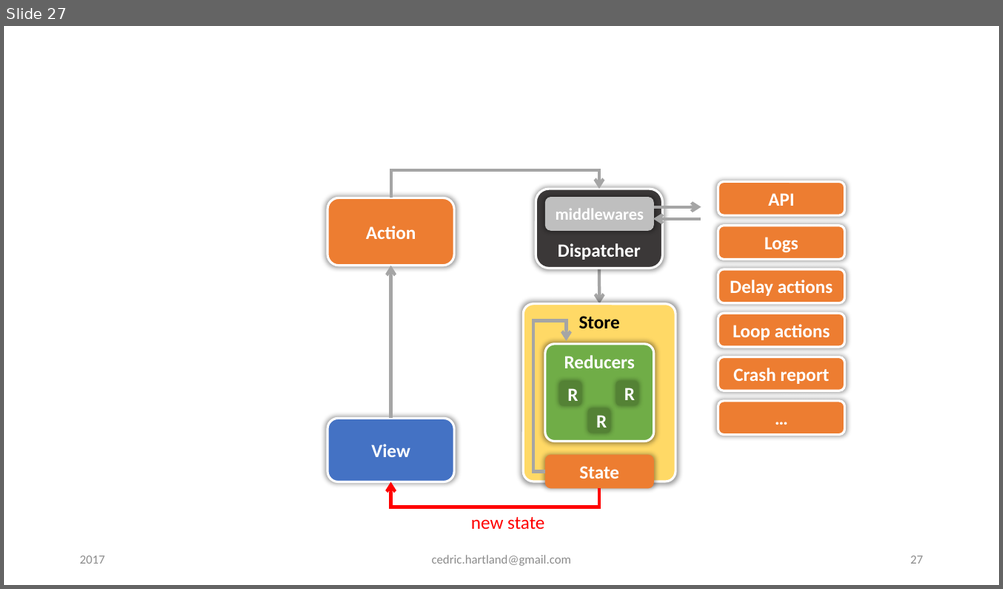
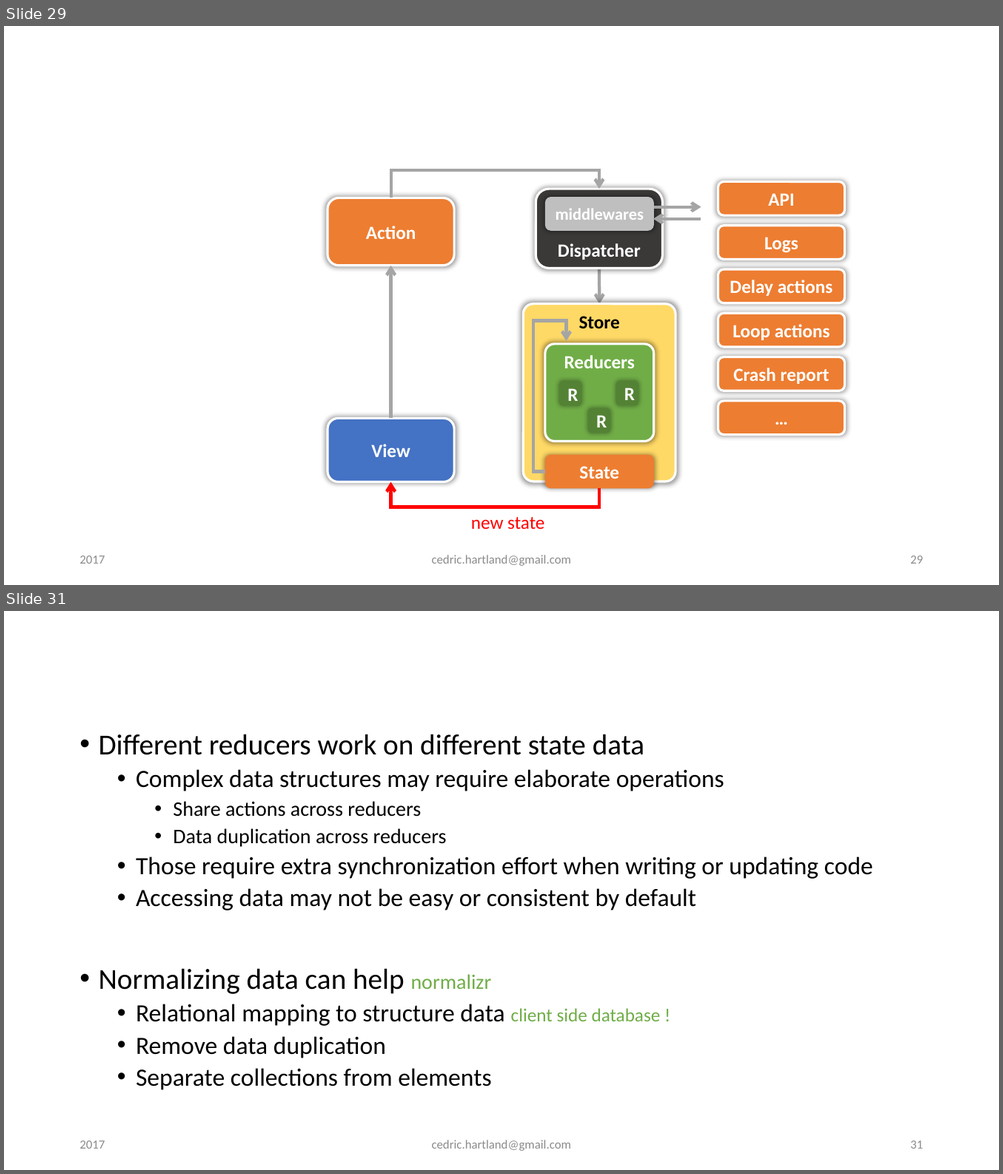
Before and after one commit to gigacool/react-redux-presentation, a slide deck: docs/React & Redux.pptx. Shown one above the other, each under a label of ours: slide 27 before the commit, slides 29 and 31 after it; the slides between them are not shown. The pictures are 1003x589 and 1003x1174 pixels, drawn with LibreOffice and Linux fonts; fonts in the diff are those of the drawing; background and template pictures are left out. Boxes give left, top, right and bottom in pixels: in the first picture for what was removed or moved away, otherwise in the second. Text is boxed around its words. In the diff, an @@ line names an element or a change of style, - is before the commit and + after.

Commit message:
minor react updates, redux workflow, reducers combination and normalization

```diff
--- a/docs/React & Redux.pptx
+++ b/docs/React & Redux.pptx
@@ slide 31 added at [4,611,999,1170], background #FFFFFF @@
@@ title added at [73,641,930,711], 36 pt, text #FFFFFF @@
+Redux – Data normalization
@@ text added at [99,734,873,1091], 24 pt, text #000000 @@
+• Different reducers work on different state data
+  • Complex data structures may require elaborate operations
+    • Share actions across reducers
+    • Data duplication across reducers
+  • Those require extra synchronization effort when writing or updating code
+  • Accessing data may not be easy or consistent by default
+• Normalizing data can help normalizr
+  • Relational mapping to structure data client side database !
+  • Remove data duplication
+  • Separate collections from elements
@@ text added at [79,1141,105,1149], 12 pt, text #8C8C8C @@
+2017
@@ text added at [432,1140,571,1151], 12 pt, text #8C8C8C @@
+cedric.hartland@gmail.com
@@ page number added at [910,1141,922,1149], 12 pt, text #8C8C8C @@
+31
@@ what was slide 27 is now slide 29 @@
@@ page number at [910,556,922,564]: text changed @@
-27
+29
```
Also in this commit, not shown: 7 slides changed, 3 other slides added.
